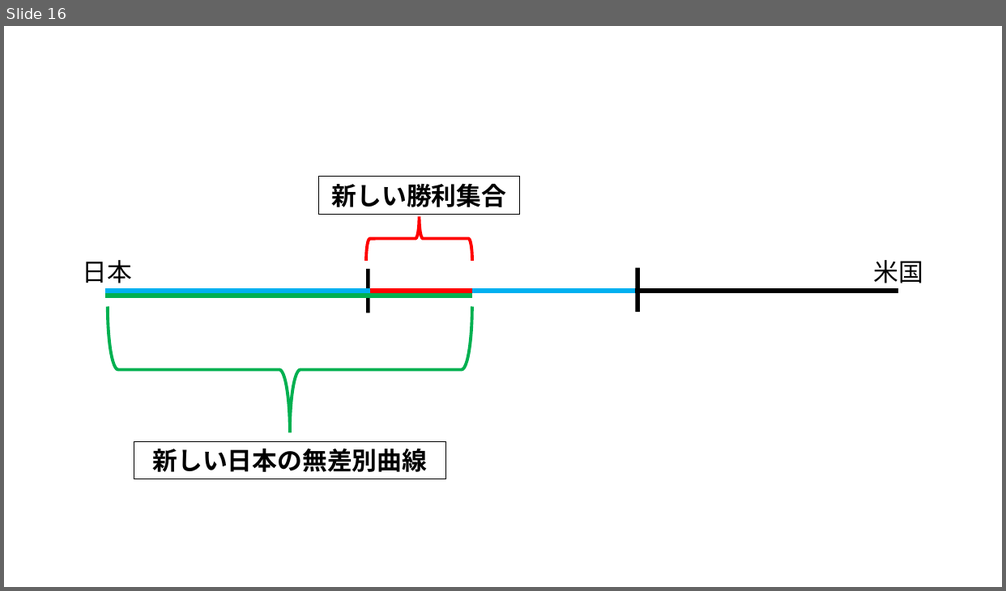
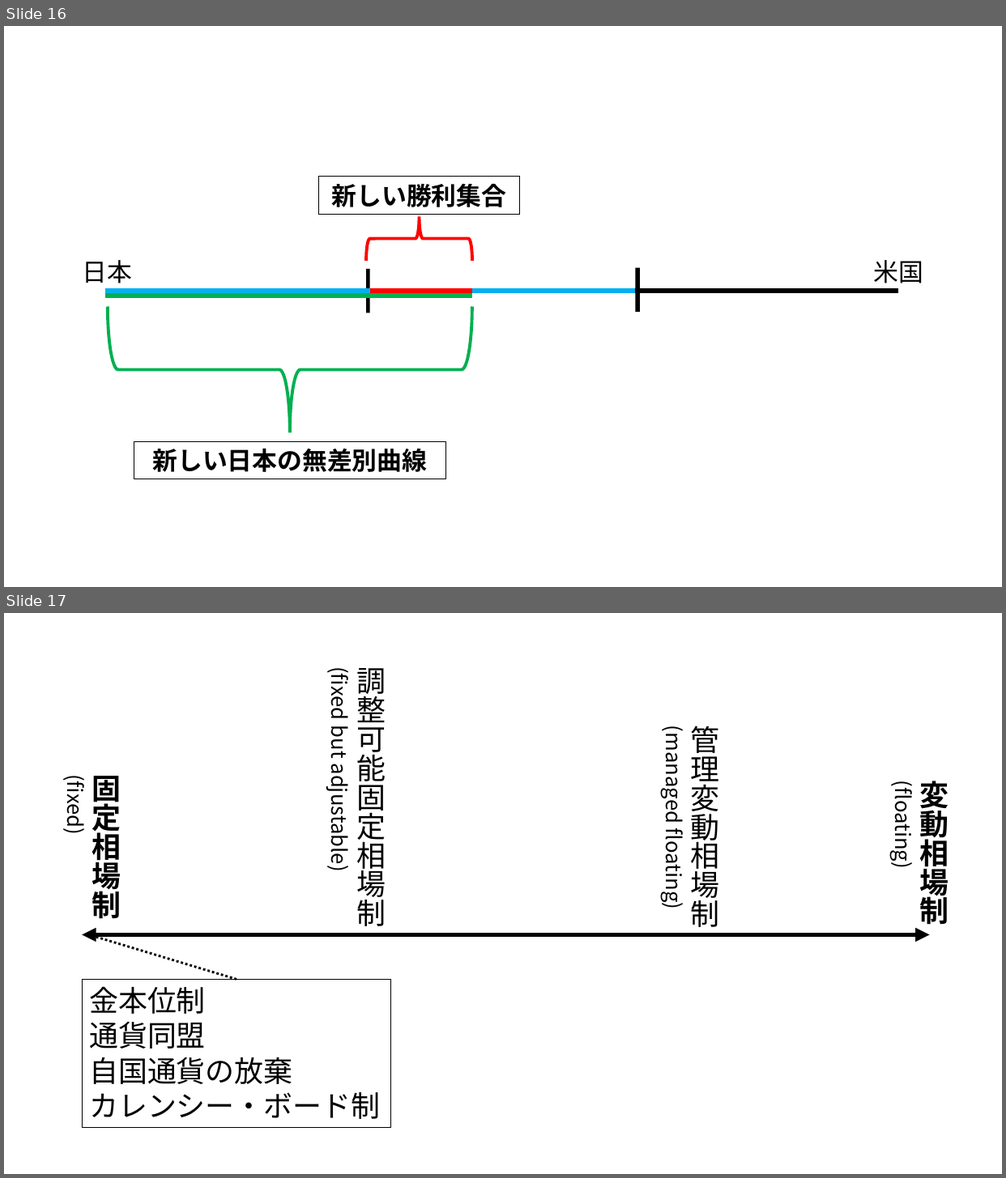
Before and after one commit to junpei-suzuki/IPE1-2026-Gakushuin, a slide deck: figs/DIYfigures_ipe1.pptx. Shown one above the other, each under a label of ours: slide 16 before the commit, slides 16 and 17 after it. The pictures are 1006x591 and 1006x1178 pixels, drawn with LibreOffice and Linux fonts; fonts in the diff are those of the drawing. Boxes give left, top, right and bottom in pixels: in the first picture for what was removed or moved away, otherwise in the second. Text is boxed around its words. In the diff, an @@ line names an element or a change of style, - is before the commit and + after.

```diff
--- a/figs/DIYfigures_ipe1.pptx
+++ b/figs/DIYfigures_ipe1.pptx
@@ slide 17 added at <box>4,613,1002,1174</box>, background #FFFFFF @@
@@ group added at <box>62,668,949,1129</box>: 4 texts, 1 double arrow, 1 rectangle, 1 arrow @@
+変動相場制
+(floating)
+固定相場制
+(fixed)
+管理変動相場制
+(managed floating)
+調整可能固定相場制
+(fixed but adjustable)
+金本位制
+通貨同盟
+自国通貨の放棄
+カレンシー・ボード制
```
Also in this commit, not shown: 1 slide changed, 1 other slide added, 36 other files.
